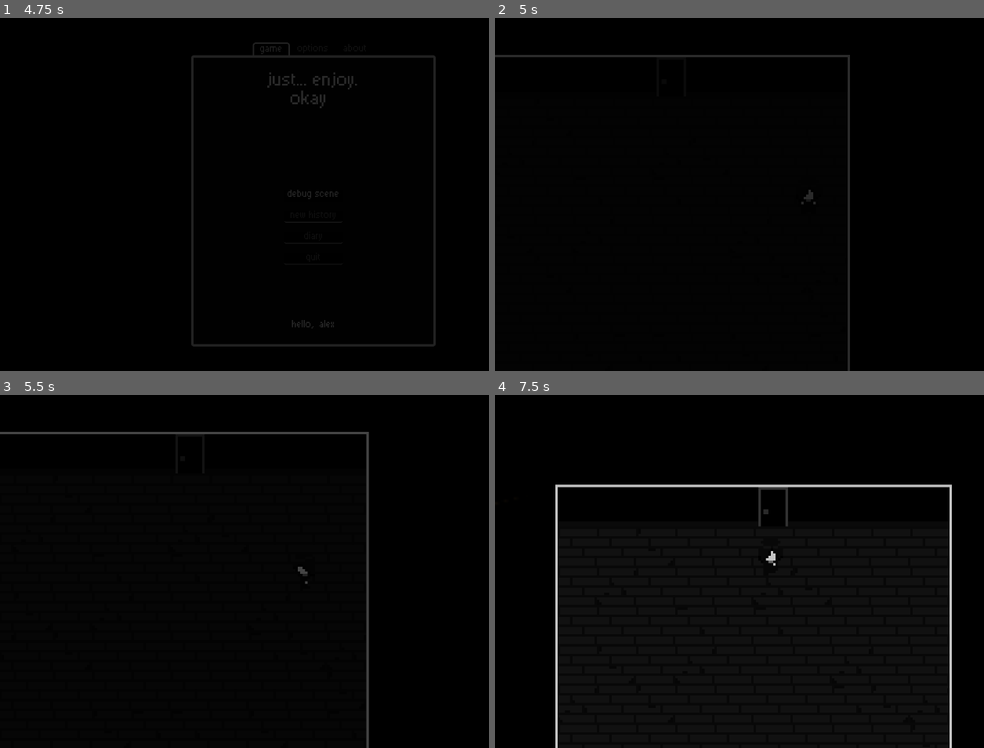
Above: before the commit, frames 1-4 (two rows, left to right).
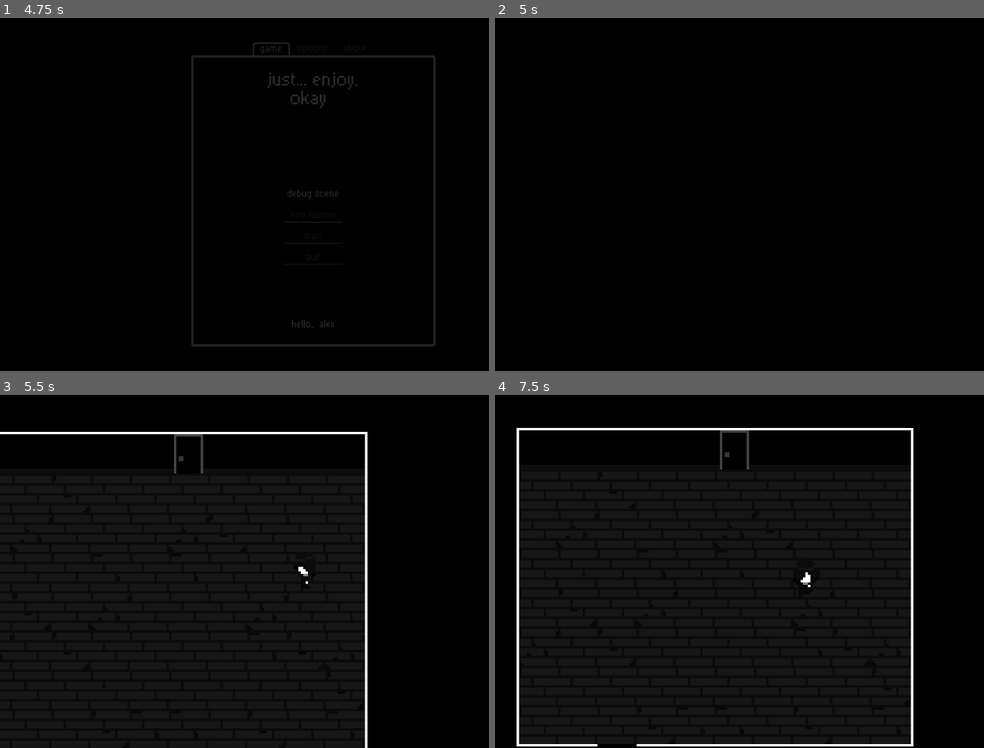
Above: after the commit, the same moments.

Repository: virtualtrisky/Just...-Enjoy
Game: Godot game, scene res://scenes/load_scene.tscn
Same seed, same stepped clock (60 frames per second), same inputs: the game is played once before the commit and once after it.
Inputs (mouse positions are in pixels of both pictures, inside the frame that each line leads up to):
- Up to frame 1 (4.75 s): hold Right (move_right) 0.53-1.28 s; tap X (key_action) at 0.6, 1.35, 2.1, 3.6 s; tap Enter at 1.25, 3.5 s; hold Down (move_down) 1.28-2.03 s; tap Space at 2 s; hold Right (move_right) 2.03-2.75 s; click (312, 194) at 2.77 s; type "Alex" at 2.85 s; hold Up (move_up) 3.53-4.25 s; click "Debug Scene" at 4.25 s
- Up to frame 2 (5 s): no input
- Up to frame 3 (5.5 s): hold Left (move_left) from 5.03 s (still down); tap X (key_action) at 5.1 s
- Up to frame 4 (7.5 s): tap Escape (key_pause) at 5.65 s; release Left (move_left) at 5.75 s; click "Continue" at 5.75 s; tap Space at 6.5 s; hold Left (move_left) 6.53-7.28 s; tap X (key_action) at 6.6, 7.35 s; hold Down (move_down) from 7.28 s (still down)

Frame 1 is identical in both runs. In frame 2, 0.9% of the frame differs, in the area x 0-73%, y 10-100%; in frame 3, 1.5%; in frame 4, 4.0%, in the area x 4-94%, y 9-100%.

Commit message:
small fixes
in change scene process, exit, music

Diff:
--- a/objects/audio_stream_player.tscn
+++ b/objects/audio_stream_player.tscn
@@ -17,6 +17,7 @@
 
 [sub_resource type="Animation" id="Animation_b6imc"]
 resource_name = "play_music"
+length = 0.6
 tracks/0/type = "value"
 tracks/0/imported = false
 tracks/0/enabled = true
@@ -24,7 +25,7 @@
 tracks/0/interp = 1
 tracks/0/loop_wrap = true
 tracks/0/keys = {
-"times": PackedFloat32Array(0, 1),
+"times": PackedFloat32Array(0, 0.6),
 "transitions": PackedFloat32Array(1, 1),
 "update": 0,
 "values": [-80.0, 0.0]
@@ -32,6 +33,7 @@
 
 [sub_resource type="Animation" id="Animation_1iahe"]
 resource_name = "stop_music"
+length = 0.6
 tracks/0/type = "value"
 tracks/0/imported = false
 tracks/0/enabled = true
@@ -39,7 +41,7 @@
 tracks/0/interp = 1
 tracks/0/loop_wrap = true
 tracks/0/keys = {
-"times": PackedFloat32Array(0, 1),
+"times": PackedFloat32Array(0, 0.6),
 "transitions": PackedFloat32Array(1, 1),
 "update": 0,
 "values": [0.0, -80.0]
--- a/scenes/world/debug_scene.tscn
+++ b/scenes/world/debug_scene.tscn
@@ -63,8 +63,9 @@
 fade_screen = NodePath("../../../CanvasLayer/FadeScreen")
 player = NodePath("../../../Player")
 
-[node name="Player" parent="." instance=ExtResource("1_0h5k3")]
+[node name="Player" parent="." node_paths=PackedStringArray("map_loader") instance=ExtResource("1_0h5k3")]
 position = Vector2(48, -88)
+map_loader = NodePath("../MapChangeLoader")
 
 [node name="CanvasLayer" type="CanvasLayer" parent="."]
 
--- a/scenes/world/debug_scene_2.tscn
+++ b/scenes/world/debug_scene_2.tscn
@@ -30,8 +30,9 @@
 map_path = "res://scenes/world/debug_scene.tscn"
 to_position = Vector2(-56, -32)
 
-[node name="Player" parent="." instance=ExtResource("2_xrclu")]
+[node name="Player" parent="." node_paths=PackedStringArray("map_loader") instance=ExtResource("2_xrclu")]
 position = Vector2(8, -224)
+map_loader = NodePath("../MapChangeLoader")
 
 [node name="CanvasLayer" type="CanvasLayer" parent="."]
 
--- a/scenes/world/debug_scene_3.tscn
+++ b/scenes/world/debug_scene_3.tscn
@@ -42,8 +42,9 @@
 fade_screen = NodePath("../../../CanvasLayer/FadeScreen")
 player = NodePath("../../../Player")
 
-[node name="Player" parent="." instance=ExtResource("3_wva83")]
+[node name="Player" parent="." node_paths=PackedStringArray("map_loader") instance=ExtResource("3_wva83")]
 position = Vector2(8, 32)
+map_loader = NodePath("../MapChangeLoader")
 
 [node name="CanvasLayer" type="CanvasLayer" parent="."]
 
--- a/scripts/door_trigger/controller.gd
+++ b/scripts/door_trigger/controller.gd
@@ -6,9 +6,9 @@
 @export var player: CharacterBody2D
 
 var player_nearby: bool = false
+var player_entered: bool = false
 
 func change_scene():
-
 	Global.map_changer_options["position"] = to_position
 	Global.map_changer_options["frame_y"] = player.sprite.frame_coords.y
 	Global.map_changer_options["used"] = true
@@ -18,14 +18,18 @@
 
 
 func _process(_delta: float) -> void:
-	if Input.is_action_just_pressed("key_action"): change_scene()
+	if player.map_loader.finished and Input.is_action_just_pressed("key_action") and player_nearby and not player_entered:
+		player_entered = true
+		change_scene()
 
 
 func _on_body_entered(body: Node2D) -> void:
 	if body.name != "Player": return
+	print("player entered")
 	player_nearby = true
 
 
 func _on_body_exited(body: Node2D) -> void:
 	if body.name != "Player": return
+	print("player exited")
 	player_nearby = false
--- a/scripts/global.gd
+++ b/scripts/global.gd
@@ -63,6 +63,11 @@
 	return true
 
 
+func wait_music_event() -> Signal:
+	var audio_animation: AnimationPlayer  = GlobalAudioStreamPlayer.get_children()[0]
+
+	return audio_animation.animation_finished
+
 func stop_music() -> void:
 	print("stop called")
 	var audio_animation: AnimationPlayer  = GlobalAudioStreamPlayer.get_children()[0]
--- a/scripts/map_changer/loader.gd
+++ b/scripts/map_changer/loader.gd
@@ -2,6 +2,8 @@
 
 @export var fade_screen: Control
 @export var player: CharacterBody2D
+
+var finished: bool = false
 
 func _ready() -> void:
 	await get_tree().create_timer(0.1).timeout
@@ -15,5 +17,8 @@
 
 
 	# play music
+	print(Global.is_music_playing)
 	if not Global.is_music_playing:
 		Global.play_music("res://musics/Sleep Music No. 1 - Chris Haugen.mp3")
+
+	finished = true
--- a/scripts/menu_scene/handle_buttons.gd
+++ b/scripts/menu_scene/handle_buttons.gd
@@ -13,6 +13,7 @@
 	fade_animation.play("fade_in")
 	Global.stop_music()
 	await fade_animation.animation_finished
+	await Global.wait_music_event()
 	get_tree().change_scene_to_file("res://scenes/world/bedroom.tscn")
 
 
@@ -40,7 +41,8 @@
 func _on_debug_button_pressed() -> void:
 	var fade_animation: AnimationPlayer = $"../../../../FadeTexture/AnimationPlayer"
 
+	Global.stop_music()
 	fade_animation.play("fade_in")
-	Global.stop_music()
 	await fade_animation.animation_finished
+	await Global.wait_music_event()
 	get_tree().change_scene_to_file("res://scenes/world/debug_scene.tscn")
--- a/scripts/pause_manager.gd
+++ b/scripts/pause_manager.gd
@@ -25,5 +25,7 @@
 
 
 func _on_quit_btn_pressed() -> void:
+	Global.stop_music()
+	await Global.wait_music_event()
 	get_tree().paused = false
 	get_tree().change_scene_to_file("res://scenes/menu_scene.tscn")
--- a/scripts/player/controller.gd
+++ b/scripts/player/controller.gd
@@ -15,6 +15,7 @@
 
 @onready var sprite: Sprite2D = $Sprite2D
 @onready var animation_player: AnimationPlayer = $AnimationPlayer
+@export var map_loader: Node2D
 var animation: String = "IDLE"
 var current_animation = "IDLE"
 
@@ -29,7 +30,7 @@
 	#	animation_player.play("IDLE")
 
 func move(delta: float) -> void:
-	if Global.player_can_move == false:
+	if Global.player_can_move == false or not map_loader.finished:
 		velocity = Vector2.ZERO
 		return
 
